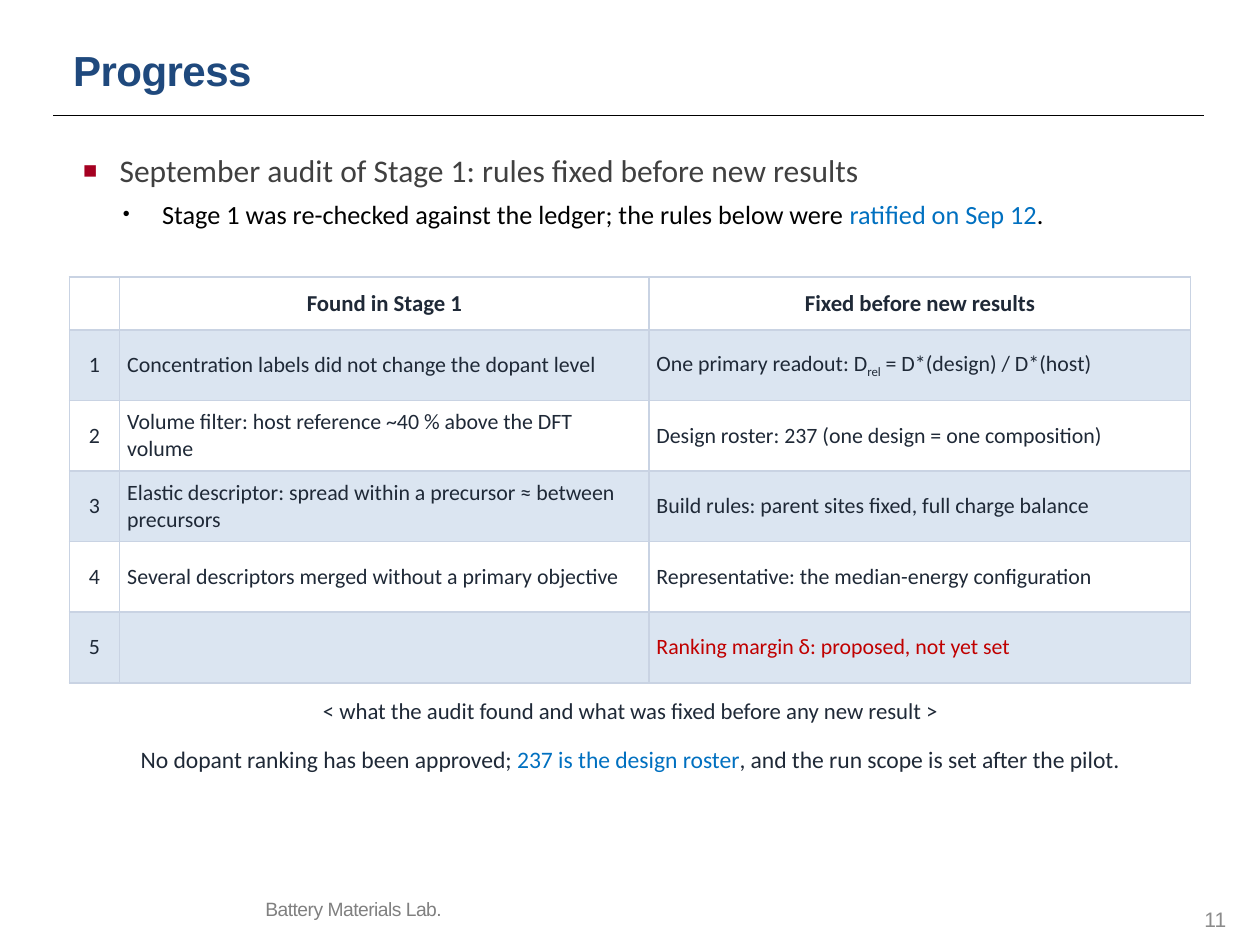
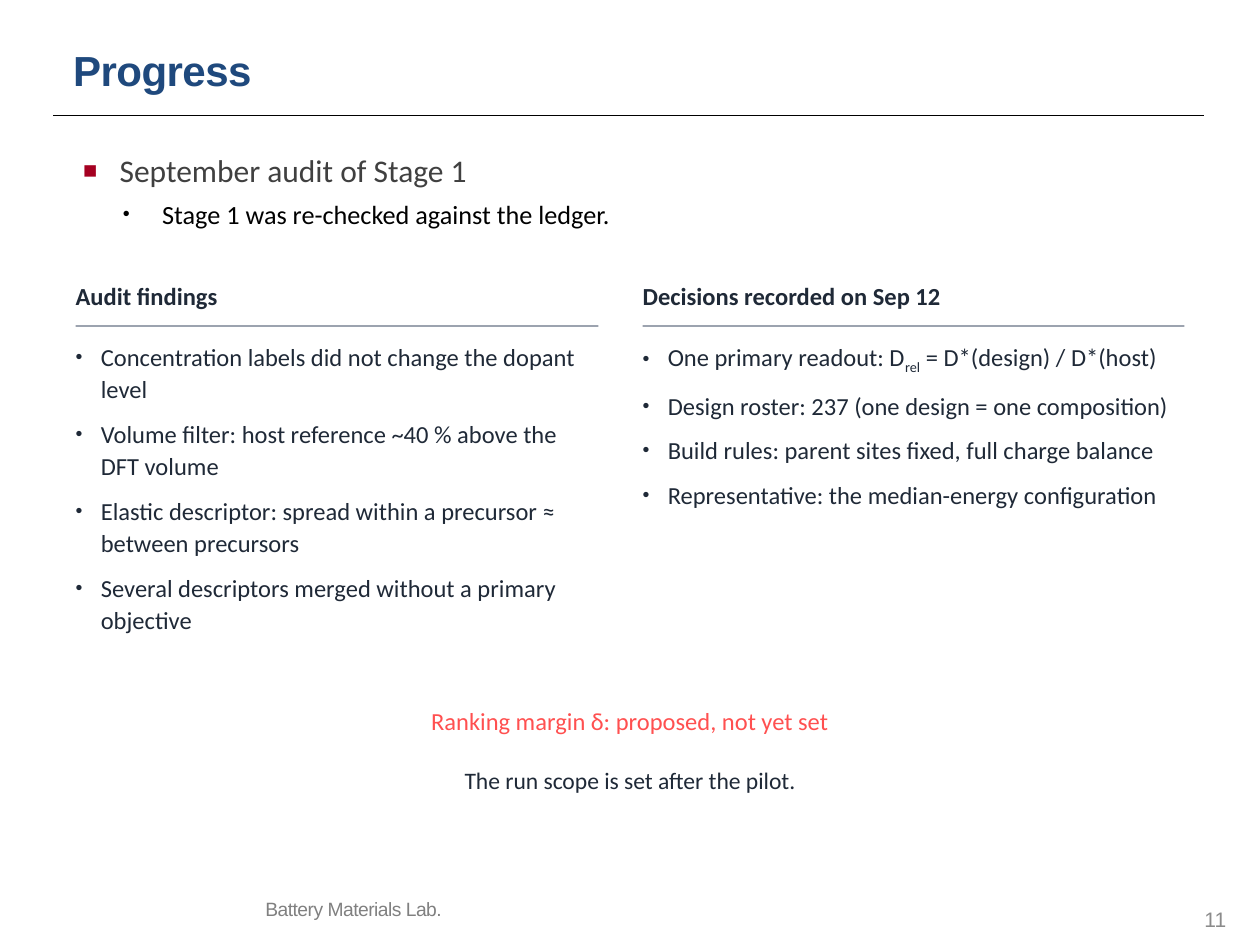
Before and after one commit to yonghoon7153-source/Yonghoon-DEM-DFT, a slide deck: slide 11 of kb/seminars/Research_Seminar_2026_10_13_cascade_progress_lean.pptx. Drawn at 1260x945 pixels with LibreOffice and Linux fonts; fonts in the diff are those of the drawing; background and template pictures are left out. Boxes give left, top, right and bottom in pixels: in the first picture for what was removed or moved away, otherwise in the second. Text is boxed around its words. In the diff, an @@ line names an element or a change of style, - is before the commit and + after.

```diff
--- a/kb/seminars/Research_Seminar_2026_10_13_cascade_progress_lean.pptx
+++ b/kb/seminars/Research_Seminar_2026_10_13_cascade_progress_lean.pptx
@@ text at [120,160,609,229]: text changed @@
-■ September audit of Stage 1: rules fixed before new results
-• Stage 1 was re-checked against the ledger; the rules below were ratified on Sep 12.
+■ September audit of Stage 1
+• Stage 1 was re-checked against the ledger.
@@ table removed at [69,277,1191,683], 6 rows, 3 columns @@
- | Found in Stage 1 | Fixed before new results
-1 | Concentration labels did not change the dopant level | One primary readout: Drel = D*(design) / D*(host)
-2 | Volume filter: host reference ~40 % above the DFT volume | Design roster: 237 (one design = one composition)
-3 | Elastic descriptor: spread within a precursor ≈ between precursors | Build rules: parent sites fixed, full charge balance
-4 | Several descriptors merged without a primary objective | Representative: the median-energy configuration
-5 |  | Ranking margin δ: proposed, not yet set
@@ text added at [76,287,218,309], 14 pt, text #1F2937, bold @@
+Audit findings
@@ text added at [643,287,940,309], 14 pt, text #1F2937, bold @@
+Decisions recorded on Sep 12
@@ rectangle added at [76,325,598,326], fill #9CA3AF @@
@@ rectangle added at [643,325,1184,326], fill #9CA3AF @@
@@ text added at [101,349,574,633], 14 pt, text #1F2937 @@
+• Concentration labels did not change the dopant level
+• Volume filter: host reference ~40 % above the DFT volume
+• Elastic descriptor: spread within a precursor ≈ between precursors
+• Several descriptors merged without a primary objective
@@ text added at [668,348,1168,509], 14 pt, text #1F2937 @@
+• One primary readout: Drel = D*(design) / D*(host)
+• Design roster: 237 (one design = one composition)
+• Build rules: parent sites fixed, full charge balance
+• Representative: the median-energy configuration
@@ text removed at [339,703,921,723] @@
-< what the audit found and what was fixed before any new result >
@@ text added at [431,713,828,734], 14 pt, text #FF5050 @@
+Ranking margin δ: proposed, not yet set
@@ text at [465,772,795,793]: text changed @@
-No dopant ranking has been approved; 237 is the design roster, and the run scope is set after the pilot.
+The run scope is set after the pilot.
```
Also in this commit, not shown: 2 other slides changed, 5 other files.
